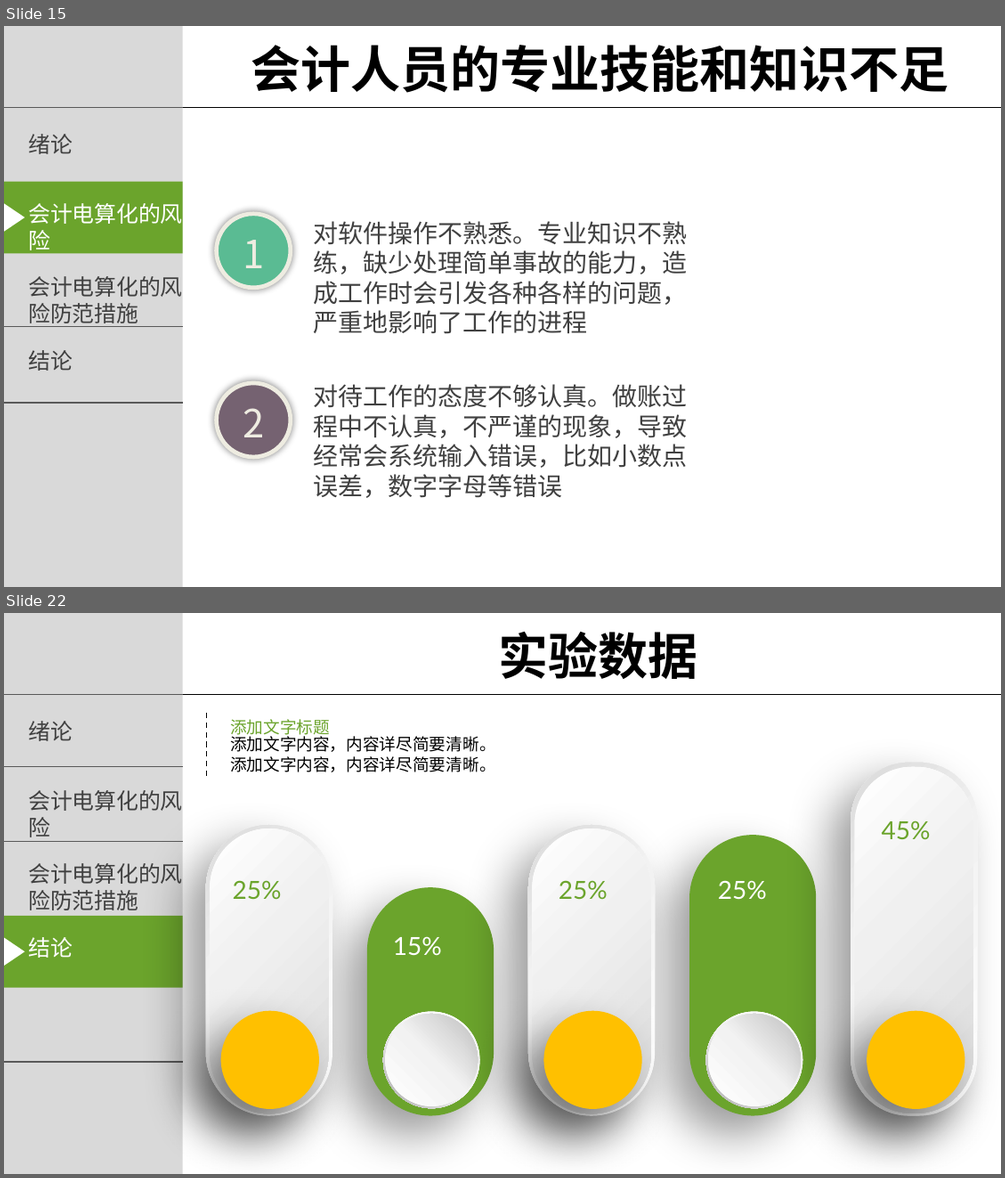
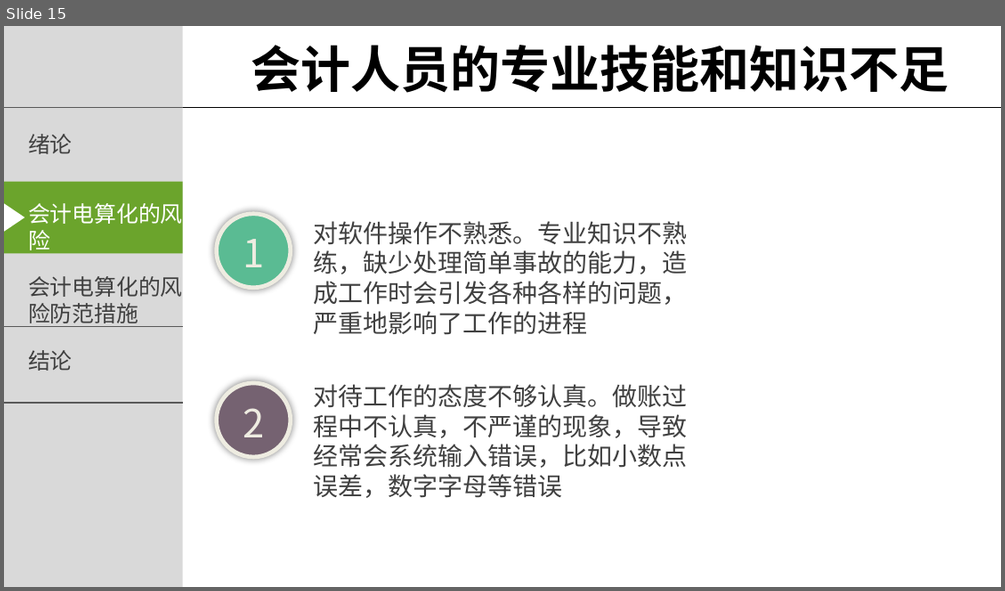
Before and after one commit to cnishop/d2src, a slide deck: 论文/毕业答辩.pptx. Shown one above the other, each under a label of ours: slides 15 and 22 before the commit, slide 15 after it; the slides between them are not shown. The pictures are 1005x1178 and 1005x591 pixels, drawn with LibreOffice and Linux fonts; fonts in the diff are those of the drawing; background and template pictures are left out. Boxes give left, top, right and bottom in pixels: in the first picture for what was removed or moved away, otherwise in the second. Text is boxed around its words. In the diff, an @@ line names an element or a change of style, - is before the commit and + after.

```diff
--- a/论文/毕业答辩.pptx
+++ b/论文/毕业答辩.pptx
@@ slide 22 removed at <box>4,613,1001,1174</box>, background picture (left out); not listed: 6 template elements that a slide beside it also shows @@
@@ rectangle removed at <box>14,613,180,691</box> @@
@@ text removed at <box>498,632,697,679</box> @@
-实验数据
@@ line removed from (206, 776) to (206, 713) @@
@@ text removed at <box>230,719,330,738</box> @@
-添加文字标题
@@ text removed at <box>230,733,496,772</box> @@
-添加文字内容，内容详尽简要清晰。
-添加文字内容，内容详尽简要清晰。
@@ line removed from (182, 766) to (4, 766) @@
@@ rounded rectangle removed at <box>850,763,978,1116</box> @@
@@ rounded rectangle removed at <box>854,768,973,1113</box> @@
@@ text removed at <box>28,790,183,842</box> @@
-会计电算化的风险
@@ rounded rectangle removed at <box>206,825,332,1116</box> @@
@@ rounded rectangle removed at <box>529,825,655,1116</box> @@
@@ text removed at <box>882,820,930,840</box> @@
-45%
@@ line removed from (182, 841) to (4, 841) @@
@@ rounded rectangle removed at <box>210,828,329,1114</box> @@
@@ rounded rectangle removed at <box>532,828,650,1114</box> @@
@@ rounded rectangle removed at <box>689,835,816,1116</box> @@
@@ text removed at <box>233,880,282,900</box> @@
-25%
@@ rounded rectangle removed at <box>367,887,494,1115</box> @@
@@ text removed at <box>558,880,607,899</box> @@
-25%
@@ text removed at <box>718,880,767,899</box> @@
-25%
@@ rectangle removed at <box>4,915,182,987</box> @@
@@ triangle removed at <box>4,938,24,965</box> @@
@@ text removed at <box>28,937,73,957</box> @@
-结论
@@ text removed at <box>393,936,442,955</box> @@
-15%
@@ ellipse removed at <box>221,1011,319,1109</box> @@
@@ donut removed at <box>383,1012,479,1109</box> @@
@@ ellipse removed at <box>543,1011,641,1109</box> @@
@@ donut removed at <box>705,1012,802,1109</box> @@
@@ ellipse removed at <box>866,1011,964,1109</box> @@
@@ ellipse removed at <box>385,1013,477,1106</box> @@
@@ ellipse removed at <box>708,1013,801,1106</box> @@
@@ line removed from (182, 1062) to (4, 1062) @@
```
Also in this commit, not shown: 11 slides changed, 7 slides added, 15 other slides removed, 1 other file.
